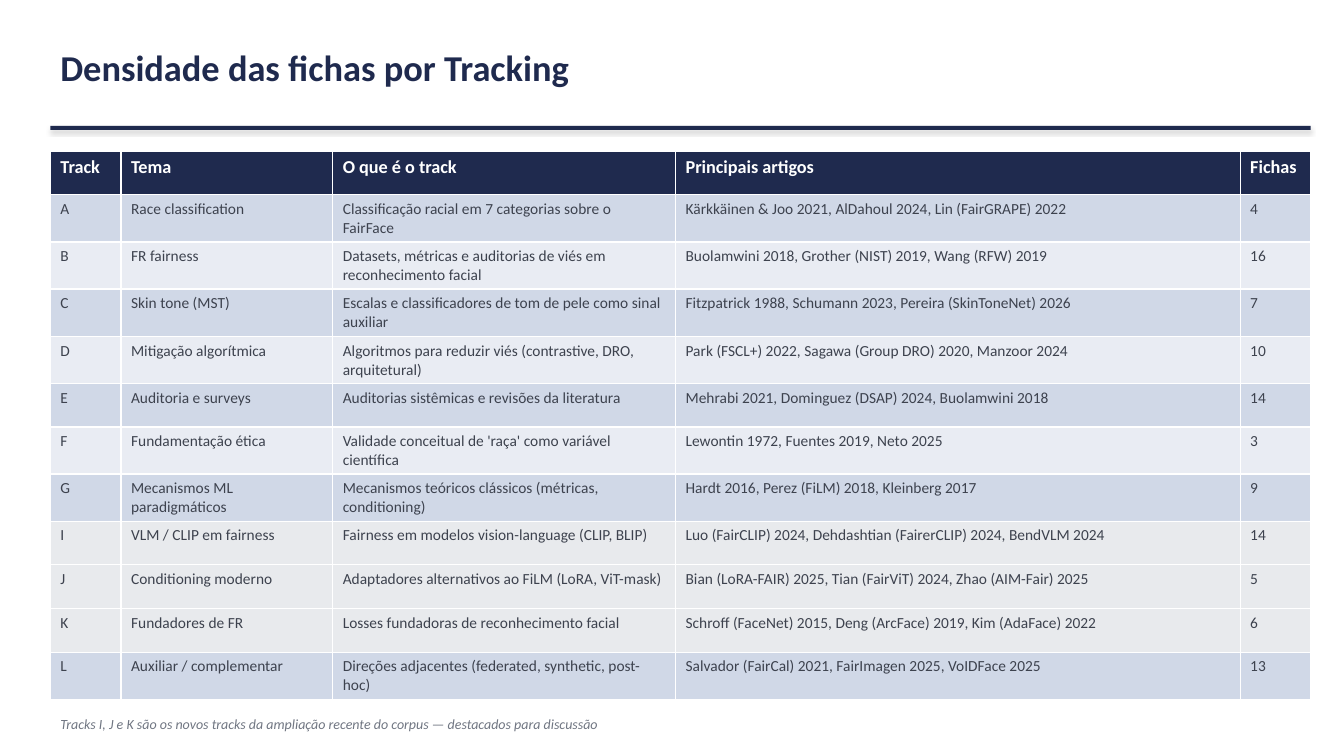
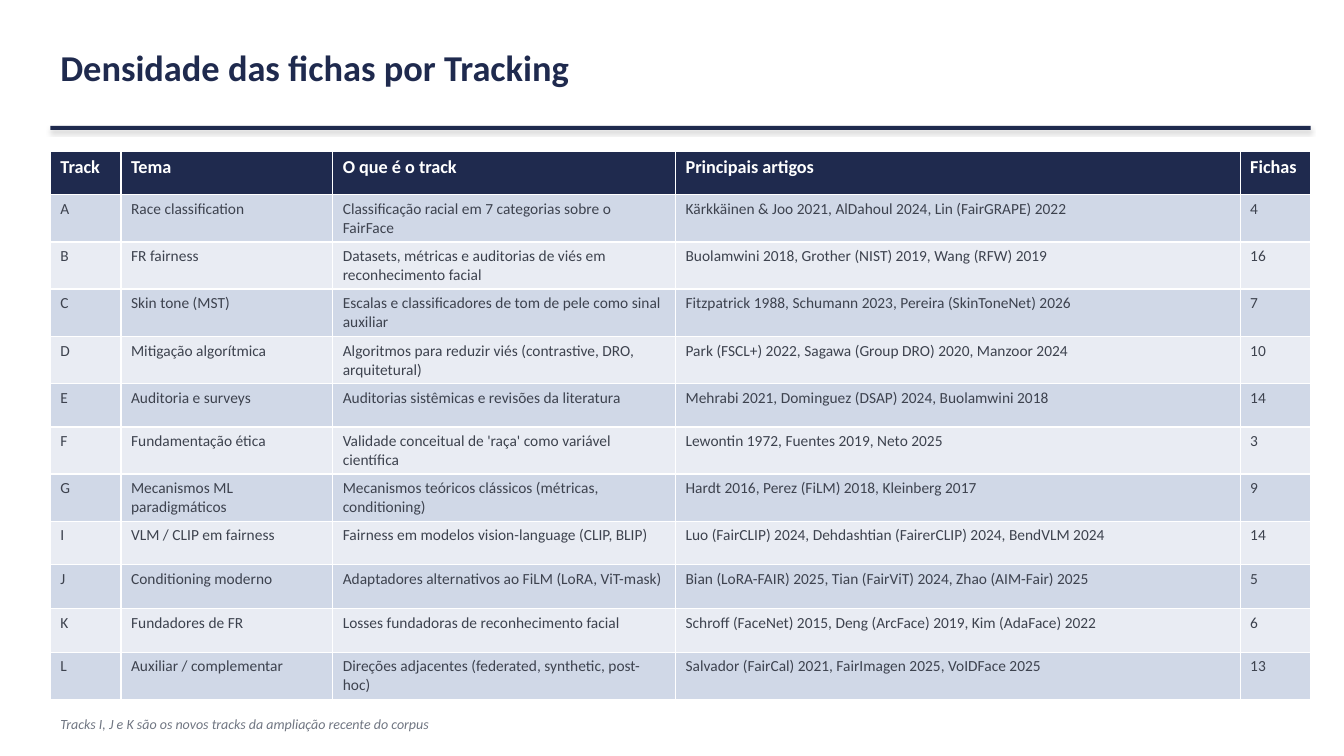
Before and after one commit to marcellozzetti/Facial-Recognition-Models-Mitigating-Bias, a slide deck: slide 7 of docs/ativo/material_reuniao_orientador_2026-06-15.pptx. Drawn at 1344x756 pixels with LibreOffice and Linux fonts; fonts in the diff are those of the drawing. Boxes give left, top, right and bottom in pixels: in the first picture for what was removed or moved away, otherwise in the second. Text is boxed around its words. In the diff, an @@ line names an element or a change of style, - is before the commit and + after.

```diff
--- a/docs/ativo/material_reuniao_orientador_2026-06-15.pptx
+++ b/docs/ativo/material_reuniao_orientador_2026-06-15.pptx
@@ table at [50,151,1311,696] @@
@@ fill #E8EAED to #E9EDF4 in 10 cells @@
@@ fill #E8EAED to #D0D8E8 in row 10 @@
@@ text at [60,719,428,732]: text changed @@
-Tracks I, J e K são os novos tracks da ampliação recente do corpus — destacados para discussão
+Tracks I, J e K são os novos tracks da ampliação recente do corpus
```
Also in this commit, not shown: 3 other slides changed, 1 other file.
